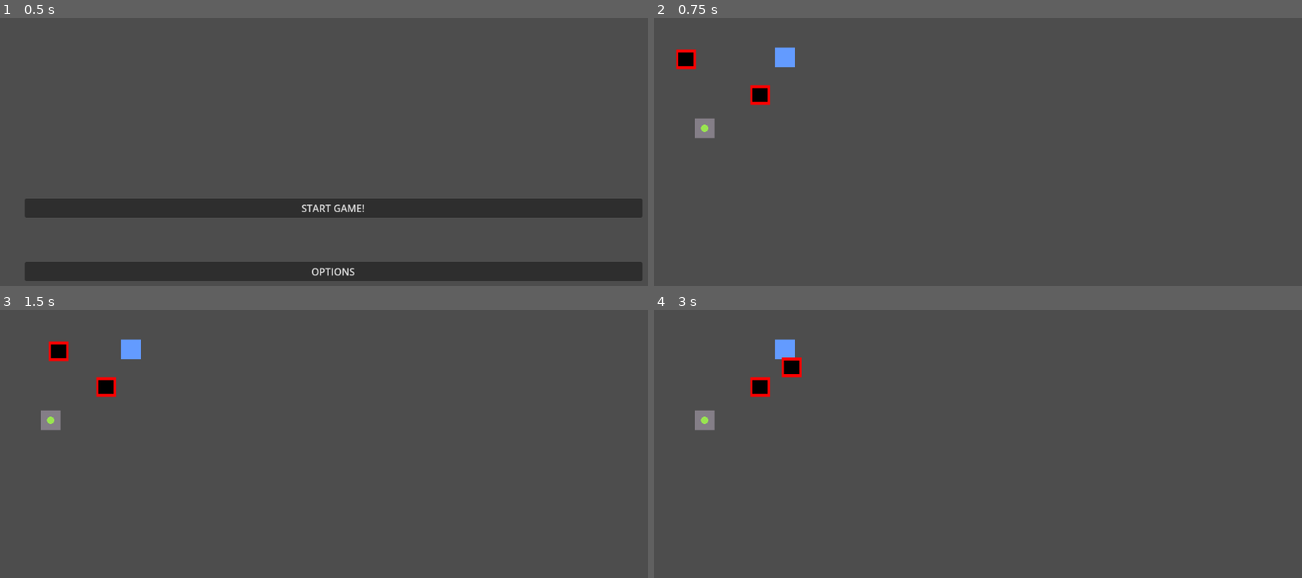
Above: before the commit, frames 1-4 (two rows, left to right).
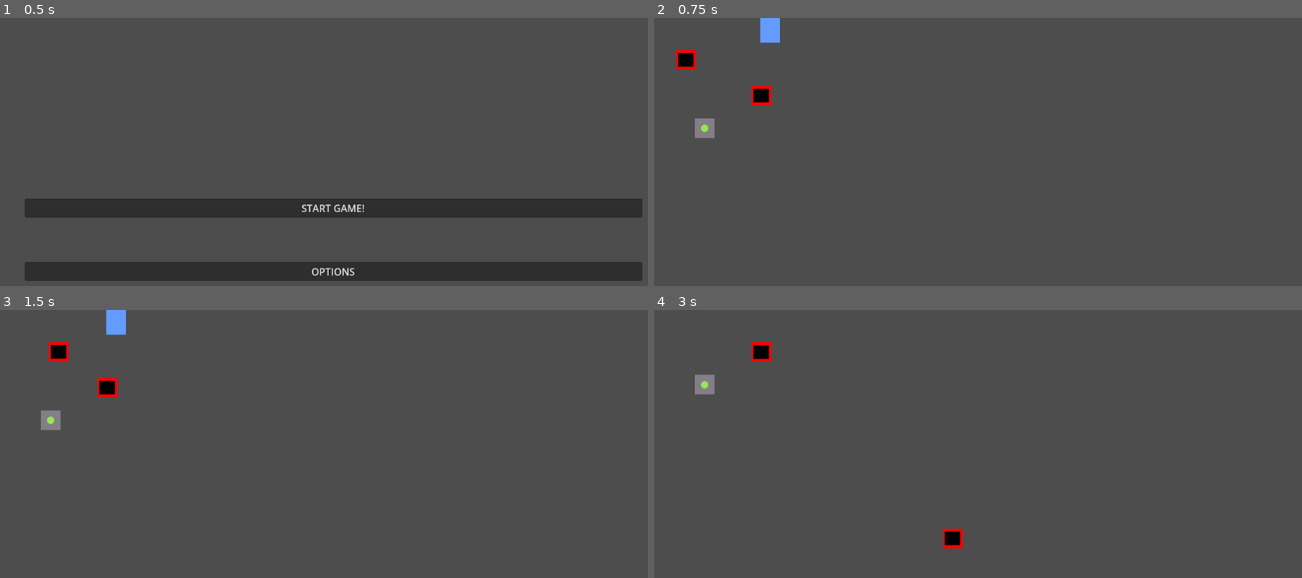
Above: after the commit, the same moments.

Repository: Pi-pol/Tachyon-race
Game: Godot game, scene res://Scenes/MainMenu.tscn
Same seed, same stepped clock (60 frames per second), same inputs: the game is played once before the commit and once after it.
Inputs (mouse positions are in pixels of both pictures, inside the frame that each line leads up to):
- Up to frame 1 (0.5 s): no input
- Up to frame 2 (0.75 s): click "START GAME!" at 0.5 s
- Up to frame 3 (1.5 s): tap Enter at 1.25 s; move the mouse to (479, 508) at 1.27 s; hold Right (ui_right) from 1.28 s (still down); click (479, 508) at 1.42 s
- Up to frame 4 (3 s): move the mouse to (854, 553) at 2.02 s; release Right (ui_right) at 2.03 s; hold Down (ui_down) 2.03-2.78 s; move the mouse to (1055, 433) at 2.77 s; hold Right (ui_right) from 2.78 s (still down)

Frame 1 is identical in both runs. In frame 2, 0.7% of the frame differs, in the area x 3-22%, y 0-33%; in frame 3, 0.7%; in frame 4, 1.6%, in the area x 6-48%, y 10-90%.

Commit message:
ysort redone and working

Diff:
--- a/Scenes/1stlevel.tscn
+++ b/Scenes/1stlevel.tscn
@@ -2,16 +2,10 @@
 
 [ext_resource type="PackedScene" uid="uid://dtk3e2suufm0m" path="res://Scenes/player.tscn" id="1_y7u1b"]
 [ext_resource type="Texture2D" uid="uid://dpb31771lqv1" path="res://sth.png" id="2_40tig"]
-[ext_resource type="PackedScene" path="res://Scenes/action_emmiter.tscn" id="2_pu3r0"]
+[ext_resource type="PackedScene" uid="uid://bsc27jlyp74gh" path="res://Scenes/action_emmiter.tscn" id="2_pu3r0"]
 [ext_resource type="Texture2D" uid="uid://begckgk320i22" path="res://character.png" id="2_xif6h"]
 [ext_resource type="Script" path="res://Scripts/PushBox.gd" id="3_fsm57"]
-[ext_resource type="PackedScene" path="res://Scenes/button_game.tscn" id="6_4hc3a"]
-
-[sub_resource type="RectangleShape2D" id="RectangleShape2D_84ht8"]
-size = Vector2(32.5, 32)
-
-[sub_resource type="RectangleShape2D" id="RectangleShape2D_60p0f"]
-size = Vector2(32, 32)
+[ext_resource type="PackedScene" uid="uid://byvm3u2388a0w" path="res://Scenes/button_game.tscn" id="6_4hc3a"]
 
 [sub_resource type="Shader" id="Shader_xmui1"]
 code = "shader_type canvas_item;
@@ -36,11 +30,43 @@
 [sub_resource type="RectangleShape2D" id="RectangleShape2D_0cajd"]
 size = Vector2(1, 1)
 
+[sub_resource type="RectangleShape2D" id="RectangleShape2D_60p0f"]
+size = Vector2(32, 16)
+
+[sub_resource type="RectangleShape2D" id="RectangleShape2D_84ht8"]
+size = Vector2(32.5, 36)
+
 [node name="1Stlevel" type="Node2D"]
 y_sort_enabled = true
 
+[node name="Pudelko" type="CharacterBody2D" parent="."]
+position = Vector2(2, 1)
+script = ExtResource("3_fsm57")
+
+[node name="Sprite2D" type="Sprite2D" parent="Pudelko"]
+material = SubResource("ShaderMaterial_h14jk")
+position = Vector2(172, 125)
+texture = ExtResource("2_xif6h")
+
+[node name="CollisionShape2D" type="CollisionShape2D" parent="Pudelko"]
+position = Vector2(172, 125)
+scale = Vector2(32, 32)
+shape = SubResource("RectangleShape2D_0cajd")
+
+[node name="jakiśKamień" type="StaticBody2D" parent="."]
+position = Vector2(188, 34)
+
+[node name="CollisionShape2D" type="CollisionShape2D" parent="jakiśKamień"]
+position = Vector2(0, -1)
+shape = SubResource("RectangleShape2D_60p0f")
+
+[node name="Sprite2D" type="Sprite2D" parent="jakiśKamień"]
+position = Vector2(1.52588e-05, -17)
+scale = Vector2(1, 1.46875)
+texture = ExtResource("2_40tig")
+
 [node name="Player" parent="." instance=ExtResource("1_y7u1b")]
-position = Vector2(52, 67)
+position = Vector2(52, 68)
 
 [node name="Camera2D" type="Camera2D" parent="Player"]
 limit_left = 0
@@ -53,33 +79,9 @@
 [node name="action_emmiter" parent="Player" instance=ExtResource("2_pu3r0")]
 
 [node name="CollisionShape2D" parent="Player/action_emmiter" index="0"]
-position = Vector2(1.90735e-05, 0.249985)
+position = Vector2(0, 8)
 rotation = 1.5708
 shape = SubResource("RectangleShape2D_84ht8")
-
-[node name="jakiśKamień" type="StaticBody2D" parent="."]
-metadata/_edit_group_ = true
-
-[node name="CollisionShape2D" type="CollisionShape2D" parent="jakiśKamień"]
-position = Vector2(212, 64)
-shape = SubResource("RectangleShape2D_60p0f")
-
-[node name="Sprite2D" type="Sprite2D" parent="jakiśKamień"]
-position = Vector2(212, 64)
-texture = ExtResource("2_40tig")
-
-[node name="Pudelko" type="CharacterBody2D" parent="."]
-script = ExtResource("3_fsm57")
-
-[node name="Sprite2D" type="Sprite2D" parent="Pudelko"]
-material = SubResource("ShaderMaterial_h14jk")
-position = Vector2(172, 125)
-texture = ExtResource("2_xif6h")
-
-[node name="CollisionShape2D" type="CollisionShape2D" parent="Pudelko"]
-position = Vector2(172, 125)
-scale = Vector2(32, 32)
-shape = SubResource("RectangleShape2D_0cajd")
 
 [node name="ButtonGame" parent="." instance=ExtResource("6_4hc3a")]
 position = Vector2(82, 179)
